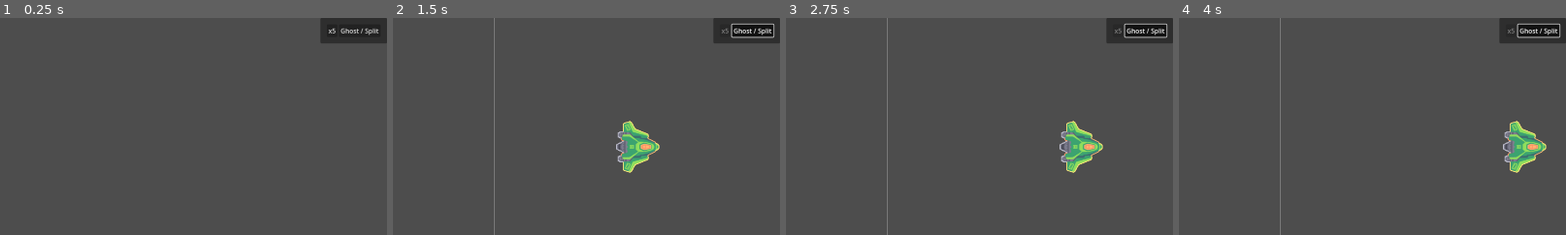
Above: before the commit, frames 1-4 (left to right).
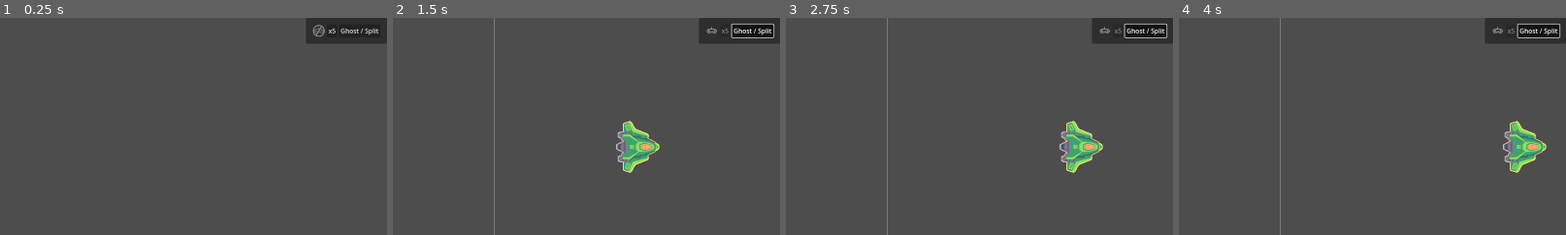
Above: after the commit, the same moments.

Repository: GDQuest/GDPractice
Game: Godot game, scene res://practices/making_ship_move/making_ship_move.tscn
Same seed, same stepped clock (60 frames per second), same inputs: the game is played once before the commit and once after it.
Inputs:
- Up to frame 1 (0.25 s): no input
- Up to frame 2 (1.5 s): click "x5" at 0.5 s; click "Ghost / Split" at 1.25 s
- Up to frame 3 (2.75 s): hold D (move_right) from 2.03 s (still down)
- Up to frame 4 (4 s): release D (move_right) at 2.78 s; hold S (move_down) 2.78-3.53 s; hold D (move_right) from 3.53 s (still down)
The pictures show only the part of the screen within x 50-100%, y 0-50%; the shares and areas given below are measured in that part.

The runs differ from the first frame. In frame 1, 0.4% of the frame differs, in the area x 79-84%, y 0-12%; in frame 2, 0.5%, in the area x 79-99%, y 0-12%; in frame 3, 0.5%; in frame 4, 0.5%.

Commit message:
improvement: add input on/off indicator during test

Diff:
--- a/practices/adding_timer/adding_timer.tscn
+++ b/practices/adding_timer/adding_timer.tscn
@@ -1,6 +1,6 @@
-[gd_scene load_steps=3 format=3]
+[gd_scene load_steps=3 format=3 uid="uid://ygo7ie1w8v3"]
 
-[ext_resource type="Texture2D" path="res://shared/green_ship.png" id="1_apwj5"]
+[ext_resource type="Texture2D" uid="uid://x18ctliprf48" path="res://shared/green_ship.png" id="1_apwj5"]
 [ext_resource type="Script" path="res://practices/adding_timer/adding_timer.gd" id="2_no06f"]
 
 [node name="Sprite2D" type="Sprite2D"]
--- /dev/null
+++ b/raw/video-game-controller-icon.svg
@@ -0,0 +1,126 @@
+<?xml version="1.0" encoding="UTF-8" standalone="no"?>
+<!-- Created with Inkscape (http://www.inkscape.org/) -->
+
+<svg
+   version="1.1"
+   width="256"
+   height="256"
+   id="svg2"
+   sodipodi:docname="video-game-controller-icon.svg"
+   inkscape:version="1.3 (0e150ed, 2023-07-21)"
+   xmlns:inkscape="http://www.inkscape.org/namespaces/inkscape"
+   xmlns:sodipodi="http://sodipodi.sourceforge.net/DTD/sodipodi-0.dtd"
+   xmlns="http://www.w3.org/2000/svg"
+   xmlns:svg="http://www.w3.org/2000/svg"
+   xmlns:rdf="http://www.w3.org/1999/02/22-rdf-syntax-ns#"
+   xmlns:cc="http://creativecommons.org/ns#"
+   xmlns:dc="http://purl.org/dc/elements/1.1/">
+  <sodipodi:namedview
+     id="namedview1"
+     pagecolor="#ffffff"
+     bordercolor="#999999"
+     borderopacity="1"
+     inkscape:showpageshadow="2"
+     inkscape:pageopacity="0"
+     inkscape:pagecheckerboard="true"
+     inkscape:deskcolor="#d1d1d1"
+     inkscape:zoom="1.1698836"
+     inkscape:cx="123.94395"
+     inkscape:cy="94.453841"
+     inkscape:window-width="1920"
+     inkscape:window-height="1043"
+     inkscape:window-x="1920"
+     inkscape:window-y="0"
+     inkscape:window-maximized="1"
+     inkscape:current-layer="svg2" />
+  <defs
+     id="defs4" />
+  <metadata
+     id="metadata7">
+    <rdf:RDF>
+      <cc:Work
+         rdf:about="">
+        <dc:format>image/svg+xml</dc:format>
+        <dc:type
+           rdf:resource="http://purl.org/dc/dcmitype/StillImage" />
+      </cc:Work>
+    </rdf:RDF>
+  </metadata>
+  <g
+     id="g1"
+     transform="translate(3.1171759,0.904897)"
+     style="stroke:#ffffff">
+    <path
+       d="m 125.2367,49.354437 c -2.58308,12.91033 -8.65031,18.896115 -11.05825,24.025171 -1.20397,2.564529 -1.46799,4.921686 0.0939,7.76862 1.56198,2.846929 4.9428,6.183927 11.02693,10.760972 l 0.84582,-0.244567 c -6.05732,-4.556871 -9.37823,-7.854889 -10.90162,-10.631501 -1.5234,-2.776602 -1.24697,-5.030167 -0.0626,-7.552823 2.36863,-5.045297 8.4647,-11.120073 11.05825,-24.082716 l -1.00244,-0.04312 z"
+       id="path3099"
+       style="color:#000000;font-style:normal;font-variant:normal;font-weight:normal;font-stretch:normal;font-size:medium;line-height:normal;font-family:Sans;-inkscape-font-specification:Sans;text-indent:0;text-align:start;text-decoration:none;text-decoration-line:none;letter-spacing:normal;word-spacing:normal;text-transform:none;writing-mode:lr-tb;direction:ltr;baseline-shift:baseline;text-anchor:start;display:inline;overflow:visible;visibility:visible;fill:#000000;fill-opacity:1;stroke:#ffffff;stroke-width:4;stroke-miterlimit:4;stroke-dasharray:none;stroke-opacity:1;marker:none;enable-background:accumulate" />
+    <path
+       id="path2993"
+       style="fill:none;fill-opacity:1;stroke:#ffffff;stroke-width:8;stroke-dasharray:none;stroke-opacity:1"
+       d="m 70.669922,91.199219 c -20.772323,1.673889 -36.779143,19.015811 -36.78711,39.855471 0.09966,18.01529 12.230194,33.74095 29.629872,38.41127 17.399678,4.67032 35.774404,-2.86729 44.881846,-18.41127 h 32.97852 c 9.10826,15.54196 27.48179,23.07798 44.88016,18.40789 17.39837,-4.67009 29.52846,-20.39393 29.6296,-38.40789 -0.0591,-21.85422 -17.64741,-40.552982 -39.5,-40.826083 z"
+       sodipodi:nodetypes="ccsccsccc" />
+    <rect
+       width="36.36549"
+       height="10.101525"
+       x="53.585941"
+       y="123.48087"
+       id="rect3035"
+       style="fill:none;fill-opacity:1;stroke:#ffffff;stroke-width:4;stroke-dasharray:none;stroke-opacity:1" />
+    <rect
+       width="36.36549"
+       height="10.101525"
+       x="-146.71436"
+       y="67.222992"
+       transform="rotate(-90)"
+       id="rect3035-4"
+       style="fill:none;fill-opacity:1;stroke:#ffffff;stroke-width:4;stroke-dasharray:none;stroke-opacity:1" />
+    <path
+       d="m 186.50224,114.40979 a 7.07107,7.07107 0 1 1 -14.14214,0 7.07107,7.07107 0 1 1 14.14214,0 z"
+       id="path3055"
+       style="fill:none;fill-opacity:1;stroke:#ffffff;stroke-width:4;stroke-dasharray:none;stroke-opacity:1" />
+    <path
+       d="m 186.61445,146.46037 a 7.07107,7.07107 0 1 1 -14.14214,0 7.07107,7.07107 0 1 1 14.14214,0 z"
+       id="path3055-0"
+       style="fill:none;fill-opacity:1;stroke:#ffffff;stroke-width:4;stroke-dasharray:none;stroke-opacity:1" />
+    <path
+       d="m 202.50639,130.54178 a 7.07107,7.07107 0 1 1 -14.14214,0 7.07107,7.07107 0 1 1 14.14214,0 z"
+       id="path3055-9"
+       style="fill:none;fill-opacity:1;stroke:#ffffff;stroke-width:4;stroke-dasharray:none;stroke-opacity:1" />
+    <path
+       d="m 170.55753,130.52655 a 7.07107,7.07107 0 1 1 -14.14214,0 7.07107,7.07107 0 1 1 14.14214,0 z"
+       id="path3055-4"
+       style="fill:none;fill-opacity:1;stroke:#ffffff;stroke-width:4;stroke-dasharray:none;stroke-opacity:1" />
+    <rect
+       width="9.999999"
+       height="3.9999988"
+       x="107.23505"
+       y="122.97266"
+       id="rect3930"
+       style="fill:#ffffff;fill-opacity:1;stroke:none;stroke-width:0;stroke-miterlimit:4;stroke-dasharray:none;stroke-opacity:1" />
+    <rect
+       width="9.999999"
+       height="3.9999988"
+       x="133.38074"
+       y="122.97266"
+       id="rect3930-8"
+       style="fill:#ffffff;fill-opacity:1;stroke:none;stroke-width:0;stroke-miterlimit:4;stroke-dasharray:none;stroke-opacity:1" />
+  </g>
+  <g
+     inkscape:groupmode="layer"
+     id="layer1"
+     inkscape:label="forbidden"
+     style="display:inline">
+    <ellipse
+       style="fill:none;fill-opacity:1;stroke:#ffffff;stroke-width:16;stroke-linecap:round;stroke-linejoin:round;stroke-dasharray:none;stroke-opacity:1"
+       id="path2"
+       cx="174.85109"
+       cy="46.849918"
+       transform="matrix(0.86602187,0.50000611,-0.49999427,0.86602871,0,0)"
+       rx="108.1881"
+       ry="108.18505" />
+    <path
+       style="fill:none;stroke:#ffffff;stroke-width:16;stroke-linecap:butt;stroke-linejoin:miter;stroke-dasharray:none;stroke-opacity:1"
+       d="M 180.81555,29.530402 69.139732,222.74732"
+       id="path3" />
+  </g>
+</svg>
--- /dev/null
+++ b/tester/icons/video-game-controller-off.svg
@@ -0,0 +1,130 @@
+<?xml version="1.0" encoding="UTF-8" standalone="no"?>
+<!-- Created with Inkscape (http://www.inkscape.org/) -->
+
+<svg
+   version="1.1"
+   width="32"
+   height="32"
+   id="svg2"
+   sodipodi:docname="video-game-controller-off.svg"
+   inkscape:version="1.3 (0e150ed, 2023-07-21)"
+   inkscape:export-filename="../tester/icons/video-game-controller-off.svg"
+   inkscape:export-xdpi="24"
+   inkscape:export-ydpi="24"
+   viewBox="0 0 32 32"
+   xmlns:inkscape="http://www.inkscape.org/namespaces/inkscape"
+   xmlns:sodipodi="http://sodipodi.sourceforge.net/DTD/sodipodi-0.dtd"
+   xmlns="http://www.w3.org/2000/svg"
+   xmlns:svg="http://www.w3.org/2000/svg"
+   xmlns:rdf="http://www.w3.org/1999/02/22-rdf-syntax-ns#"
+   xmlns:cc="http://creativecommons.org/ns#"
+   xmlns:dc="http://purl.org/dc/elements/1.1/">
+  <sodipodi:namedview
+     id="namedview1"
+     pagecolor="#ffffff"
+     bordercolor="#999999"
+     borderopacity="1"
+     inkscape:showpageshadow="2"
+     inkscape:pageopacity="0"
+     inkscape:pagecheckerboard="true"
+     inkscape:deskcolor="#d1d1d1"
+     inkscape:zoom="9.3590688"
+     inkscape:cx="10.043734"
+     inkscape:cy="17.362839"
+     inkscape:window-width="1920"
+     inkscape:window-height="1043"
+     inkscape:window-x="1920"
+     inkscape:window-y="0"
+     inkscape:window-maximized="1"
+     inkscape:current-layer="svg2" />
+  <defs
+     id="defs4" />
+  <metadata
+     id="metadata7">
+    <rdf:RDF>
+      <cc:Work
+         rdf:about="">
+        <dc:format>image/svg+xml</dc:format>
+        <dc:type
+           rdf:resource="http://purl.org/dc/dcmitype/StillImage" />
+      </cc:Work>
+    </rdf:RDF>
+  </metadata>
+  <g
+     id="g1"
+     transform="matrix(0.125,0,0,0.125,0.38964699,0.1131121)"
+     style="stroke:#ffffff">
+    <path
+       d="m 125.2367,49.354437 c -2.58308,12.91033 -8.65031,18.896115 -11.05825,24.025171 -1.20397,2.564529 -1.46799,4.921686 0.0939,7.76862 1.56198,2.846929 4.9428,6.183927 11.02693,10.760972 l 0.84582,-0.244567 c -6.05732,-4.556871 -9.37823,-7.854889 -10.90162,-10.631501 -1.5234,-2.776602 -1.24697,-5.030167 -0.0626,-7.552823 2.36863,-5.045297 8.4647,-11.120073 11.05825,-24.082716 l -1.00244,-0.04312 z"
+       id="path3099"
+       style="color:#000000;font-style:normal;font-variant:normal;font-weight:normal;font-stretch:normal;font-size:medium;line-height:normal;font-family:Sans;-inkscape-font-specification:Sans;text-indent:0;text-align:start;text-decoration:none;text-decoration-line:none;letter-spacing:normal;word-spacing:normal;text-transform:none;writing-mode:lr-tb;direction:ltr;baseline-shift:baseline;text-anchor:start;display:inline;overflow:visible;visibility:visible;fill:#000000;fill-opacity:1;stroke:#ffffff;stroke-width:4;stroke-miterlimit:4;stroke-dasharray:none;stroke-opacity:1;marker:none;enable-background:accumulate" />
+    <path
+       id="path2993"
+       style="fill:none;fill-opacity:1;stroke:#ffffff;stroke-width:8;stroke-dasharray:none;stroke-opacity:1"
+       d="m 70.669922,91.199219 c -20.772323,1.673889 -36.779143,19.015811 -36.78711,39.855471 0.09966,18.01529 12.230194,33.74095 29.629872,38.41127 17.399678,4.67032 35.774404,-2.86729 44.881846,-18.41127 h 32.97852 c 9.10826,15.54196 27.48179,23.07798 44.88016,18.40789 17.39837,-4.67009 29.52846,-20.39393 29.6296,-38.40789 -0.0591,-21.85422 -17.64741,-40.552982 -39.5,-40.826083 z"
+       sodipodi:nodetypes="ccsccsccc" />
+    <rect
+       width="36.36549"
+       height="10.101525"
+       x="53.585941"
+       y="123.48087"
+       id="rect3035"
+       style="fill:none;fill-opacity:1;stroke:#ffffff;stroke-width:4;stroke-dasharray:none;stroke-opacity:1" />
+    <rect
+       width="36.36549"
+       height="10.101525"
+       x="-146.71436"
+       y="67.222992"
+       transform="rotate(-90)"
+       id="rect3035-4"
+       style="fill:none;fill-opacity:1;stroke:#ffffff;stroke-width:4;stroke-dasharray:none;stroke-opacity:1" />
+    <path
+       d="m 186.50224,114.40979 a 7.07107,7.07107 0 1 1 -14.14214,0 7.07107,7.07107 0 1 1 14.14214,0 z"
+       id="path3055"
+       style="fill:none;fill-opacity:1;stroke:#ffffff;stroke-width:4;stroke-dasharray:none;stroke-opacity:1" />
+    <path
+       d="m 186.61445,146.46037 a 7.07107,7.07107 0 1 1 -14.14214,0 7.07107,7.07107 0 1 1 14.14214,0 z"
+       id="path3055-0"
+       style="fill:none;fill-opacity:1;stroke:#ffffff;stroke-width:4;stroke-dasharray:none;stroke-opacity:1" />
+    <path
+       d="m 202.50639,130.54178 a 7.07107,7.07107 0 1 1 -14.14214,0 7.07107,7.07107 0 1 1 14.14214,0 z"
+       id="path3055-9"
+       style="fill:none;fill-opacity:1;stroke:#ffffff;stroke-width:4;stroke-dasharray:none;stroke-opacity:1" />
+    <path
+       d="m 170.55753,130.52655 a 7.07107,7.07107 0 1 1 -14.14214,0 7.07107,7.07107 0 1 1 14.14214,0 z"
+       id="path3055-4"
+       style="fill:none;fill-opacity:1;stroke:#ffffff;stroke-width:4;stroke-dasharray:none;stroke-opacity:1" />
+    <rect
+       width="9.999999"
+       height="3.9999988"
+       x="107.23505"
+       y="122.97266"
+       id="rect3930"
+       style="fill:#ffffff;fill-opacity:1;stroke:none;stroke-width:0;stroke-miterlimit:4;stroke-dasharray:none;stroke-opacity:1" />
+    <rect
+       width="9.999999"
+       height="3.9999988"
+       x="133.38074"
+       y="122.97266"
+       id="rect3930-8"
+       style="fill:#ffffff;fill-opacity:1;stroke:none;stroke-width:0;stroke-miterlimit:4;stroke-dasharray:none;stroke-opacity:1" />
+  </g>
+  <g
+     inkscape:groupmode="layer"
+     id="layer1"
+     inkscape:label="forbidden"
+     style="display:inline">
+    <ellipse
+       style="fill:none;fill-opacity:1;stroke:#ffffff;stroke-width:2;stroke-linecap:round;stroke-linejoin:round;stroke-dasharray:none;stroke-opacity:1"
+       id="path2"
+       cx="21.856367"
+       cy="5.8562522"
+       transform="matrix(0.86602187,0.50000611,-0.49999427,0.86602871,0,0)"
+       rx="13.523513"
+       ry="13.523131" />
+    <path
+       style="fill:none;stroke:#ffffff;stroke-width:2;stroke-linecap:butt;stroke-linejoin:miter;stroke-dasharray:none;stroke-opacity:1"
+       d="M 22.97974,3.923945 9.02026,28.076055"
+       id="path3" />
+  </g>
+</svg>
--- /dev/null
+++ b/tester/icons/video-game-controller-on.svg
@@ -0,0 +1,130 @@
+<?xml version="1.0" encoding="UTF-8" standalone="no"?>
+<!-- Created with Inkscape (http://www.inkscape.org/) -->
+
+<svg
+   version="1.1"
+   width="32"
+   height="32"
+   id="svg2"
+   sodipodi:docname="video-game-controller-on.svg"
+   inkscape:version="1.3 (0e150ed, 2023-07-21)"
+   inkscape:export-filename="../tester/icons/video-game-controller-off.svg"
+   inkscape:export-xdpi="24"
+   inkscape:export-ydpi="24"
+   viewBox="0 0 32 32"
+   xmlns:inkscape="http://www.inkscape.org/namespaces/inkscape"
+   xmlns:sodipodi="http://sodipodi.sourceforge.net/DTD/sodipodi-0.dtd"
+   xmlns="http://www.w3.org/2000/svg"
+   xmlns:svg="http://www.w3.org/2000/svg"
+   xmlns:rdf="http://www.w3.org/1999/02/22-rdf-syntax-ns#"
+   xmlns:cc="http://creativecommons.org/ns#"
+   xmlns:dc="http://purl.org/dc/elements/1.1/">
+  <sodipodi:namedview
+     id="namedview1"
+     pagecolor="#ffffff"
+     bordercolor="#999999"
+     borderopacity="1"
+     inkscape:showpageshadow="2"
+     inkscape:pageopacity="0"
+     inkscape:pagecheckerboard="true"
+     inkscape:deskcolor="#d1d1d1"
+     inkscape:zoom="9.3590688"
+     inkscape:cx="10.043734"
+     inkscape:cy="17.362839"
+     inkscape:window-width="1920"
+     inkscape:window-height="1043"
+     inkscape:window-x="1920"
+     inkscape:window-y="0"
+     inkscape:window-maximized="1"
+     inkscape:current-layer="svg2" />
+  <defs
+     id="defs4" />
+  <metadata
+     id="metadata7">
+    <rdf:RDF>
+      <cc:Work
+         rdf:about="">
+        <dc:format>image/svg+xml</dc:format>
+        <dc:type
+           rdf:resource="http://purl.org/dc/dcmitype/StillImage" />
+      </cc:Work>
+    </rdf:RDF>
+  </metadata>
+  <g
+     id="g1"
+     transform="matrix(0.125,0,0,0.125,0.38964699,0.1131121)"
+     style="stroke:#ffffff">
+    <path
+       d="m 125.2367,49.354437 c -2.58308,12.91033 -8.65031,18.896115 -11.05825,24.025171 -1.20397,2.564529 -1.46799,4.921686 0.0939,7.76862 1.56198,2.846929 4.9428,6.183927 11.02693,10.760972 l 0.84582,-0.244567 c -6.05732,-4.556871 -9.37823,-7.854889 -10.90162,-10.631501 -1.5234,-2.776602 -1.24697,-5.030167 -0.0626,-7.552823 2.36863,-5.045297 8.4647,-11.120073 11.05825,-24.082716 l -1.00244,-0.04312 z"
+       id="path3099"
+       style="color:#000000;font-style:normal;font-variant:normal;font-weight:normal;font-stretch:normal;font-size:medium;line-height:normal;font-family:Sans;-inkscape-font-specification:Sans;text-indent:0;text-align:start;text-decoration:none;text-decoration-line:none;letter-spacing:normal;word-spacing:normal;text-transform:none;writing-mode:lr-tb;direction:ltr;baseline-shift:baseline;text-anchor:start;display:inline;overflow:visible;visibility:visible;fill:#000000;fill-opacity:1;stroke:#ffffff;stroke-width:4;stroke-miterlimit:4;stroke-dasharray:none;stroke-opacity:1;marker:none;enable-background:accumulate" />
+    <path
+       id="path2993"
+       style="fill:none;fill-opacity:1;stroke:#ffffff;stroke-width:8;stroke-dasharray:none;stroke-opacity:1"
+       d="m 70.669922,91.199219 c -20.772323,1.673889 -36.779143,19.015811 -36.78711,39.855471 0.09966,18.01529 12.230194,33.74095 29.629872,38.41127 17.399678,4.67032 35.774404,-2.86729 44.881846,-18.41127 h 32.97852 c 9.10826,15.54196 27.48179,23.07798 44.88016,18.40789 17.39837,-4.67009 29.52846,-20.39393 29.6296,-38.40789 -0.0591,-21.85422 -17.64741,-40.552982 -39.5,-40.826083 z"
+       sodipodi:nodetypes="ccsccsccc" />
+    <rect
+       width="36.36549"
+       height="10.101525"
+       x="53.585941"
+       y="123.48087"
+       id="rect3035"
+       style="fill:none;fill-opacity:1;stroke:#ffffff;stroke-width:4;stroke-dasharray:none;stroke-opacity:1" />
+    <rect
+       width="36.36549"
+       height="10.101525"
+       x="-146.71436"
+       y="67.222992"
+       transform="rotate(-90)"
+       id="rect3035-4"
+       style="fill:none;fill-opacity:1;stroke:#ffffff;stroke-width:4;stroke-dasharray:none;stroke-opacity:1" />
+    <path
+       d="m 186.50224,114.40979 a 7.07107,7.07107 0 1 1 -14.14214,0 7.07107,7.07107 0 1 1 14.14214,0 z"
+       id="path3055"
+       style="fill:none;fill-opacity:1;stroke:#ffffff;stroke-width:4;stroke-dasharray:none;stroke-opacity:1" />
+    <path
+       d="m 186.61445,146.46037 a 7.07107,7.07107 0 1 1 -14.14214,0 7.07107,7.07107 0 1 1 14.14214,0 z"
+       id="path3055-0"
+       style="fill:none;fill-opacity:1;stroke:#ffffff;stroke-width:4;stroke-dasharray:none;stroke-opacity:1" />
+    <path
+       d="m 202.50639,130.54178 a 7.07107,7.07107 0 1 1 -14.14214,0 7.07107,7.07107 0 1 1 14.14214,0 z"
+       id="path3055-9"
+       style="fill:none;fill-opacity:1;stroke:#ffffff;stroke-width:4;stroke-dasharray:none;stroke-opacity:1" />
+    <path
+       d="m 170.55753,130.52655 a 7.07107,7.07107 0 1 1 -14.14214,0 7.07107,7.07107 0 1 1 14.14214,0 z"
+       id="path3055-4"
+       style="fill:none;fill-opacity:1;stroke:#ffffff;stroke-width:4;stroke-dasharray:none;stroke-opacity:1" />
+    <rect
+       width="9.999999"
+       height="3.9999988"
+       x="107.23505"
+       y="122.97266"
+       id="rect3930"
+       style="fill:#ffffff;fill-opacity:1;stroke:none;stroke-width:0;stroke-miterlimit:4;stroke-dasharray:none;stroke-opacity:1" />
+    <rect
+       width="9.999999"
+       height="3.9999988"
+       x="133.38074"
+       y="122.97266"
+       id="rect3930-8"
+       style="fill:#ffffff;fill-opacity:1;stroke:none;stroke-width:0;stroke-miterlimit:4;stroke-dasharray:none;stroke-opacity:1" />
+  </g>
+  <g
+     inkscape:groupmode="layer"
+     id="layer1"
+     inkscape:label="forbidden"
+     style="display:none">
+    <ellipse
+       style="fill:none;fill-opacity:1;stroke:#ffffff;stroke-width:2;stroke-linecap:round;stroke-linejoin:round;stroke-dasharray:none;stroke-opacity:1"
+       id="path2"
+       cx="21.856367"
+       cy="5.8562522"
+       transform="matrix(0.86602187,0.50000611,-0.49999427,0.86602871,0,0)"
+       rx="13.523513"
+       ry="13.523131" />
+    <path
+       style="fill:none;stroke:#ffffff;stroke-width:2;stroke-linecap:butt;stroke-linejoin:miter;stroke-dasharray:none;stroke-opacity:1"
+       d="M 22.97974,3.923945 9.02026,28.076055"
+       id="path3" />
+  </g>
+</svg>
--- a/tester/tester.gd
+++ b/tester/tester.gd
@@ -13,6 +13,7 @@
 @onready var split_layout: Control = %SplitLayout
 @onready var toggle_x5_button: Button = %ToggleX5Button
 @onready var toggle_layout_button: Button = %ToggleLayoutButton
+@onready var input_animation_player: AnimationPlayer = %InputAnimationPlayer
 
 
 func _ready() -> void:
@@ -74,6 +75,7 @@
 	toggle_x5_button.toggled.disconnect(_on_toggle_x5_button_toggled)
 	toggle_x5_button.disabled = true
 	Engine.time_scale = 1
+	input_animation_player.play("input-on")
 	for action in _input_map:
 		for event in _input_map[action]:
 			InputMap.action_add_event(action, event)
--- a/tester/tester.tscn
+++ b/tester/tester.tscn
@@ -1,8 +1,73 @@
-[gd_scene load_steps=4 format=3 uid="uid://bnnxfl3thl8qk"]
+[gd_scene load_steps=9 format=3 uid="uid://bnnxfl3thl8qk"]
 
 [ext_resource type="Script" path="res://tester/tester.gd" id="1_awhsl"]
 [ext_resource type="PackedScene" uid="uid://c553h2n1lu6uh" path="res://tester/ghost_layout.tscn" id="2_b1jiv"]
 [ext_resource type="PackedScene" uid="uid://5l36tosihkeq" path="res://tester/split_layout.tscn" id="2_pe8j0"]
+[ext_resource type="Texture2D" uid="uid://ct8uumbpfehb2" path="res://tester/icons/video-game-controller-on.svg" id="4_wn2a1"]
+[ext_resource type="Texture2D" uid="uid://cdge3jy3oa3h0" path="res://tester/icons/video-game-controller-off.svg" id="5_4xekx"]
+
+[sub_resource type="Animation" id="Animation_wsfw4"]
+resource_name = "input-off"
+length = 0.6
+loop_mode = 1
+tracks/0/type = "value"
+tracks/0/imported = false
+tracks/0/enabled = true
+tracks/0/path = NodePath(".:texture")
+tracks/0/interp = 1
+tracks/0/loop_wrap = true
+tracks/0/keys = {
+"times": PackedFloat32Array(0),
+"transitions": PackedFloat32Array(1),
+"update": 1,
+"values": [ExtResource("5_4xekx")]
+}
+tracks/1/type = "value"
+tracks/1/imported = false
+tracks/1/enabled = true
+tracks/1/path = NodePath(".:modulate")
+tracks/1/interp = 1
+tracks/1/loop_wrap = true
+tracks/1/keys = {
+"times": PackedFloat32Array(0, 0.5),
+"transitions": PackedFloat32Array(1, 2),
+"update": 0,
+"values": [Color(1, 1, 1, 1), Color(1, 1, 1, 0.156863)]
+}
+
+[sub_resource type="Animation" id="Animation_58pg2"]
+resource_name = "input-on"
+length = 0.001
+tracks/0/type = "value"
+tracks/0/imported = false
+tracks/0/enabled = true
+tracks/0/path = NodePath(".:texture")
+tracks/0/interp = 1
+tracks/0/loop_wrap = true
+tracks/0/keys = {
+"times": PackedFloat32Array(0),
+"transitions": PackedFloat32Array(1),
+"update": 1,
+"values": [ExtResource("4_wn2a1")]
+}
+tracks/1/type = "value"
+tracks/1/imported = false
+tracks/1/enabled = true
+tracks/1/path = NodePath(".:modulate")
+tracks/1/interp = 1
+tracks/1/loop_wrap = true
+tracks/1/keys = {
+"times": PackedFloat32Array(0),
+"transitions": PackedFloat32Array(1),
+"update": 0,
+"values": [Color(1, 1, 1, 1)]
+}
+
+[sub_resource type="AnimationLibrary" id="AnimationLibrary_27soi"]
+_data = {
+"input-off": SubResource("Animation_wsfw4"),
+"input-on": SubResource("Animation_58pg2")
+}
 
 [node name="Tester" type="Control"]
 layout_mode = 3
@@ -91,6 +156,17 @@
 [node name="HBoxContainer" type="HBoxContainer" parent="ControlsPanelContainer/MarginContainer"]
 layout_mode = 2
 
+[node name="InputTextureRect" type="TextureRect" parent="ControlsPanelContainer/MarginContainer/HBoxContainer"]
+layout_mode = 2
+texture = ExtResource("4_wn2a1")
+
+[node name="InputAnimationPlayer" type="AnimationPlayer" parent="ControlsPanelContainer/MarginContainer/HBoxContainer/InputTextureRect"]
+unique_name_in_owner = true
+autoplay = "input-off"
+libraries = {
+"": SubResource("AnimationLibrary_27soi")
+}
+
 [node name="ToggleX5Button" type="Button" parent="ControlsPanelContainer/MarginContainer/HBoxContainer"]
 unique_name_in_owner = true
 layout_mode = 2
Not shown, added: raw/.gdignore
Not shown, added: tester/icons/video-game-controller-off.svg.import
Not shown, added: tester/icons/video-game-controller-on.svg.import
Not shown, added: raw/info.md
